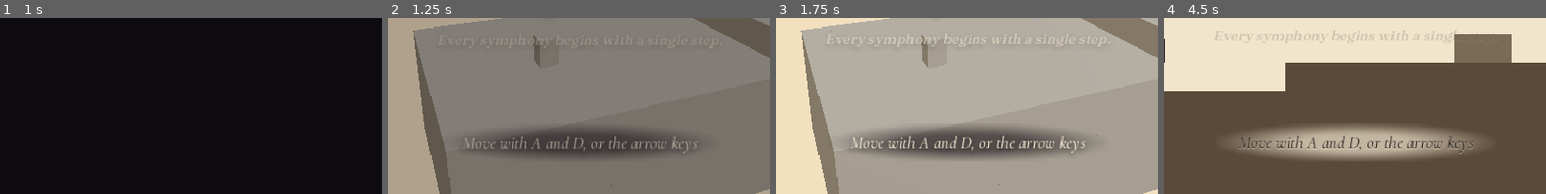
Above: before the commit, frames 1-4 (left to right).
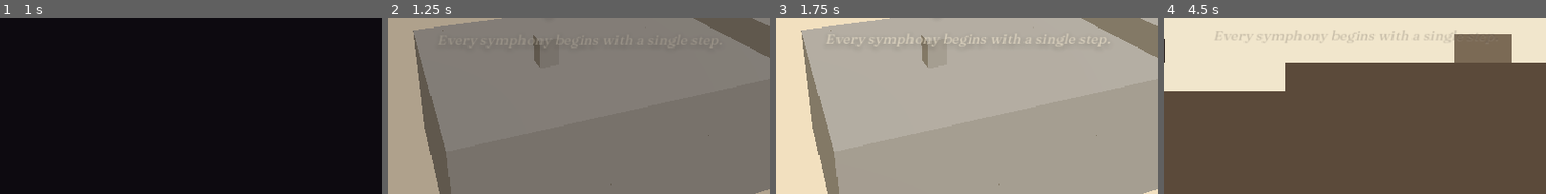
Above: after the commit, the same moments.

Repository: Randroids-Dojo/PerspectiveOpusAndroid
Game: Godot game, scene res://main.tscn
The game is run twice, just before and just after one commit, with the same random seed, the same clock (stepped at 60 frames per second) and the same inputs.
Inputs (mouse positions are % of the whole screen's width and height, from its top left):
- Up to frame 1 (1 s): tap Enter at 0.5 s; drag from (50, 50) to (60, 28) at 0.52 s
- Up to frame 2 (1.25 s): no input
- Up to frame 3 (1.75 s): drag from (30, 55) to (45, 70) at 1.27 s
- Up to frame 4 (4.5 s): tap Space at 2, 3.77 s; move the mouse to (60, 28) at 2.02 s; hold Right 2.03-2.75 s; tap C at 2.1 s; drag from (45, 70) to (20, 35) at 2.77 s; move the mouse to (80, 65) at 3.52 s; hold Left 3.53-4.25 s; tap E at 3.6 s; drag from (20, 35) to (35, 25) at 4.27 s
The pictures show only the part of the screen within x 25-75%, y 50-100%; the shares and areas given below are measured in that part.

Frame 1 is identical in both runs. In frame 2, 6.7% of the frame differs, in the area x 20-81%, y 62-80%; in frame 3, 8.7%; in frame 4, 9.7%, in the area x 17-83%, y 60-81%.

Commit message:
Hold the first hint until the movement's title card has faded

Diff:
--- a/src/ui/director.gd
+++ b/src/ui/director.gd
@@ -255,6 +255,7 @@
 	_audio("set_restored", [0, game.level.notes.size()])
 	_play_music()
 	intro.show_card(infos[index])
+	hud.quiet_until = Time.get_ticks_msec() + 3600
 	_fade_in()
 	level_started.emit(index)
 
--- a/src/ui/hud.gd
+++ b/src/ui/hud.gd
@@ -73,12 +73,17 @@
 	return _shown
 
 
+## Hints wait until this time (msec) so they never sit on top of the movement's title card.
+var quiet_until := 0
+
+
 func update(game: Sim, device: String) -> void:
 	_mode = game.mode
 	_device = device
 	_play_time = game.play_time
 	var id := ""
-	if game.active_sign != null and not game.finished and game.player.dead <= 0.0:
+	var quiet := Time.get_ticks_msec() < quiet_until
+	if game.active_sign != null and not quiet and not game.finished and game.player.dead <= 0.0:
 		id = String(game.active_sign.hint)
 	if id != _hint_id or device != _hint_device:
 		_hint_id = id
